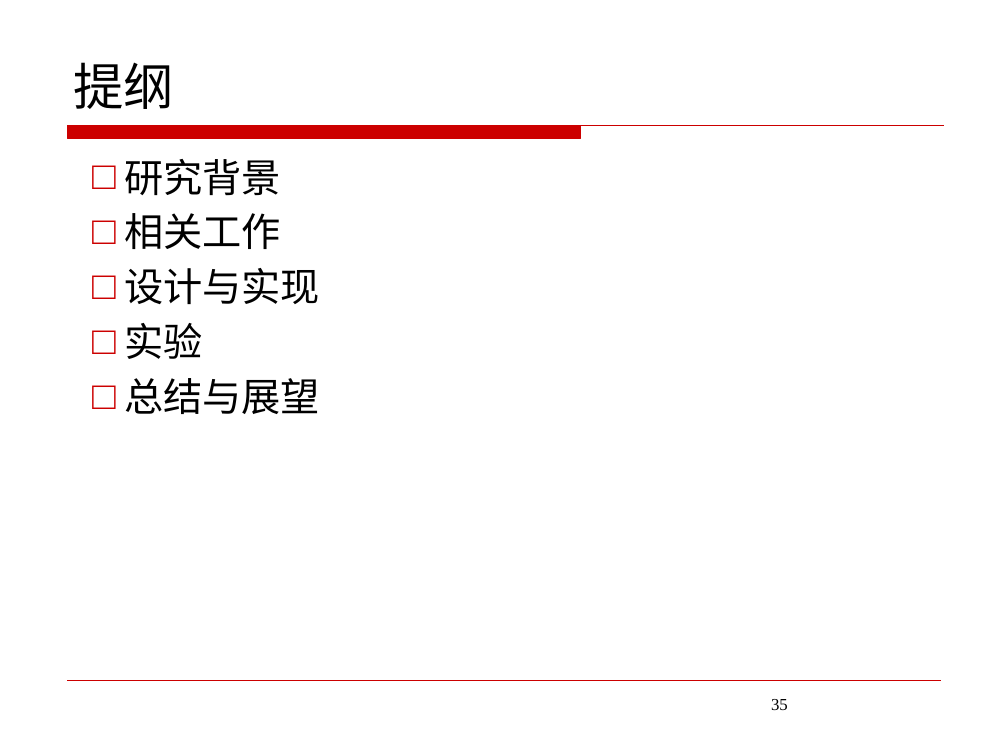
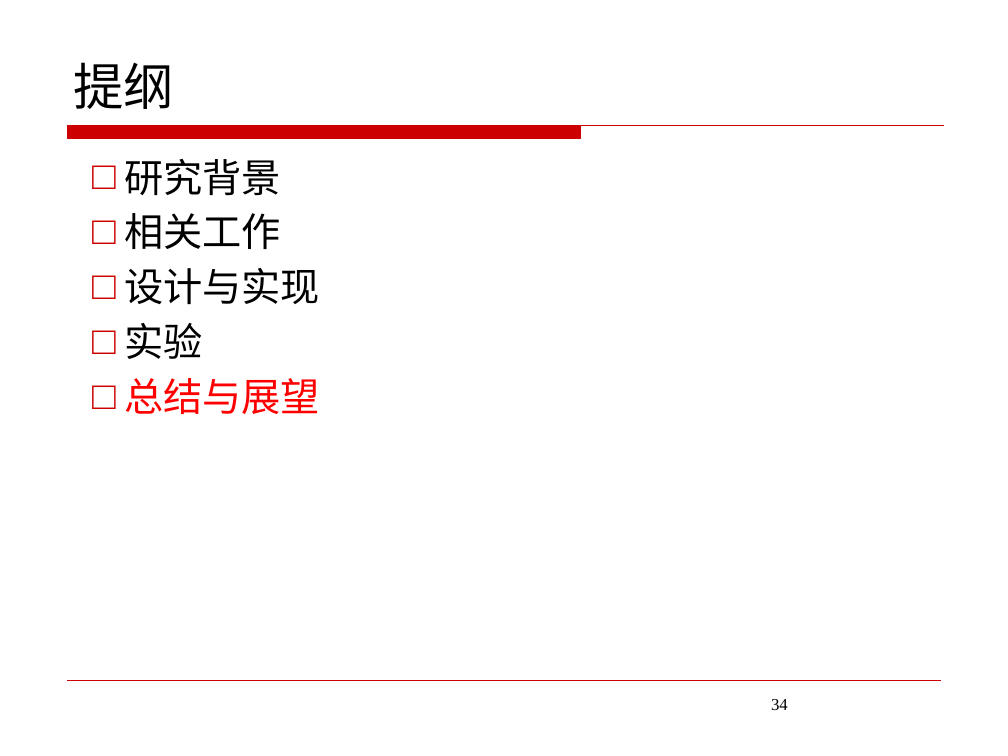
Before and after one commit to JoeHF/aet_data, a slide deck: slide 34 of 答辩/答辩ppt.pptx (slide 35 before the commit). Drawn at 1008x756 pixels with LibreOffice and Linux fonts; fonts in the diff are those of the drawing; background and template pictures are left out. Boxes give left, top, right and bottom in pixels: in the first picture for what was removed or moved away, otherwise in the second. Text is boxed around its words. In the diff, an @@ line names an element or a change of style, - is before the commit and + after.

```diff
--- a/答辩/答辩ppt.pptx
+++ b/答辩/答辩ppt.pptx
@@ text at (124,378,320,414): text colour #000000 to #FF0000 in "总结与展望" @@
@@ page number at (771,699,788,710): text changed @@
-35
+34
```
Also in this commit, not shown: 9 other slides changed, 3 slides added, 7 slides removed, 11 other files.
